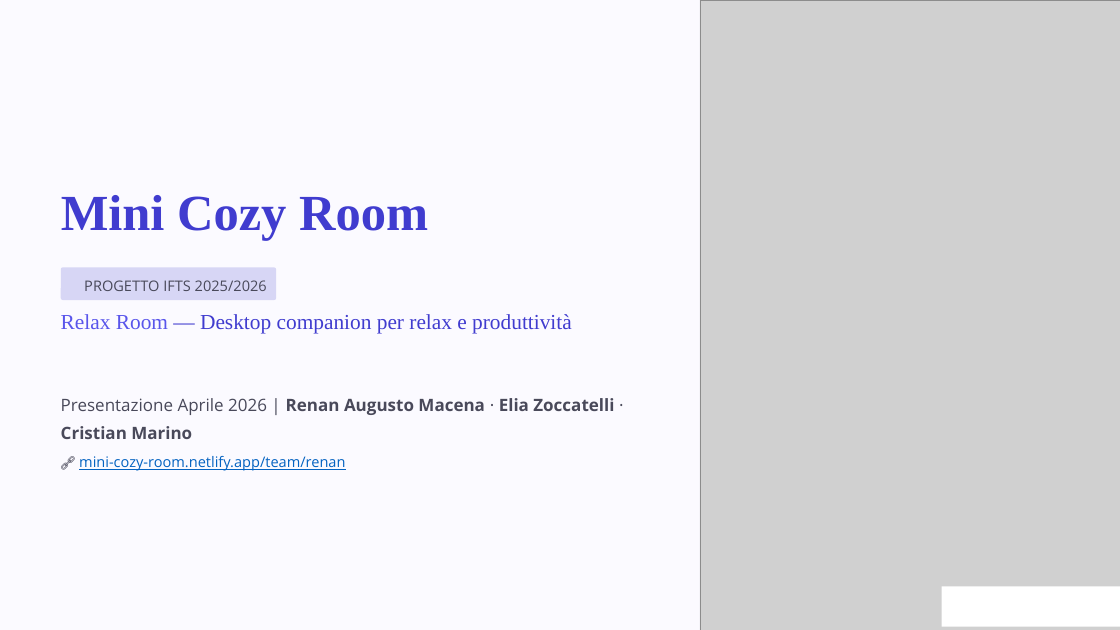
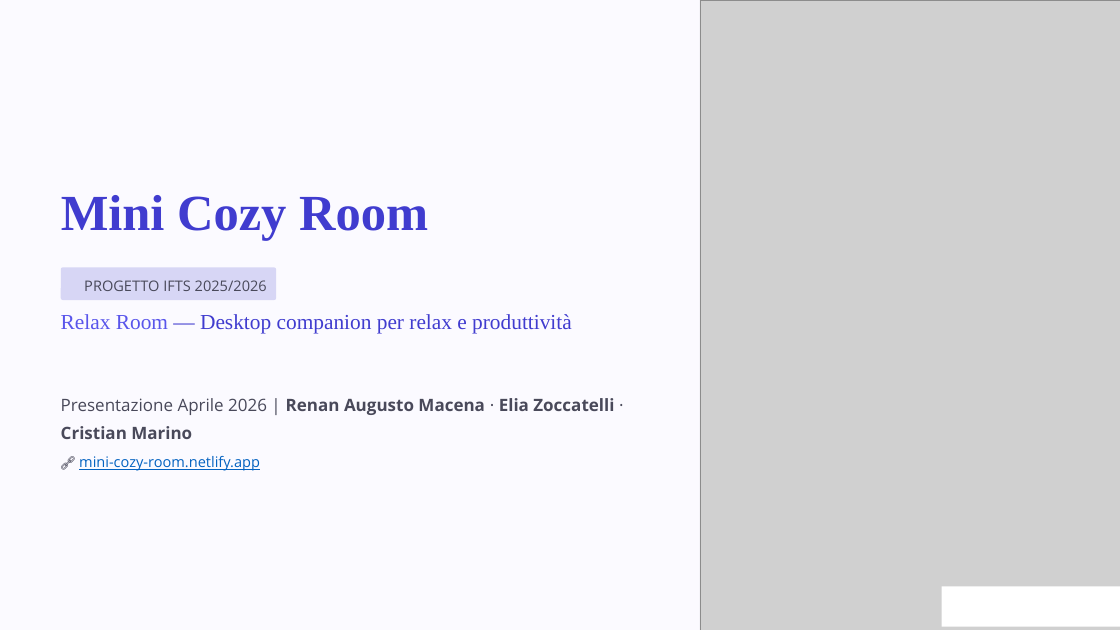
Before and after one commit to renanaugustomacena-ux/Projectwork-IFTS-Private, a slide deck: slide 1 of finale.pptx. Drawn at 1120x630 pixels with LibreOffice and Linux fonts; fonts in the diff are those of the drawing; grey boxes stand for pictures; background and template pictures are left out. Boxes give left, top, right and bottom in pixels: in the first picture for what was removed or moved away, otherwise in the second. Text is boxed around its words. In the diff, an @@ line names an element or a change of style, - is before the commit and + after.

```diff
--- a/finale.pptx
+++ b/finale.pptx
@@ text at box(79, 456, 260, 471): text changed @@
-🔗 mini-cozy-room.netlify.app/team/renan
+🔗 mini-cozy-room.netlify.app
```
Also in this commit, not shown: 1 other slide changed.
